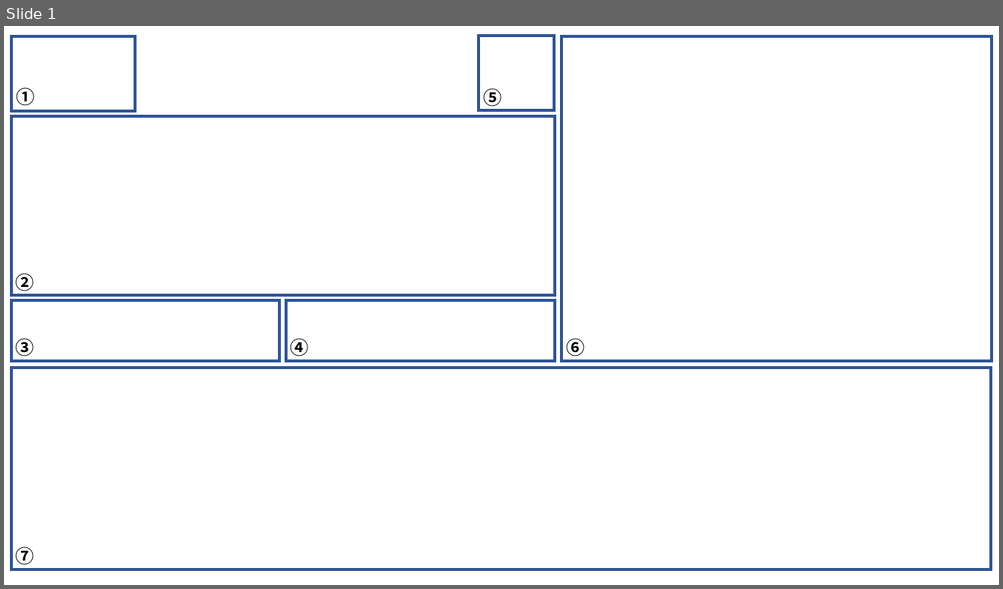
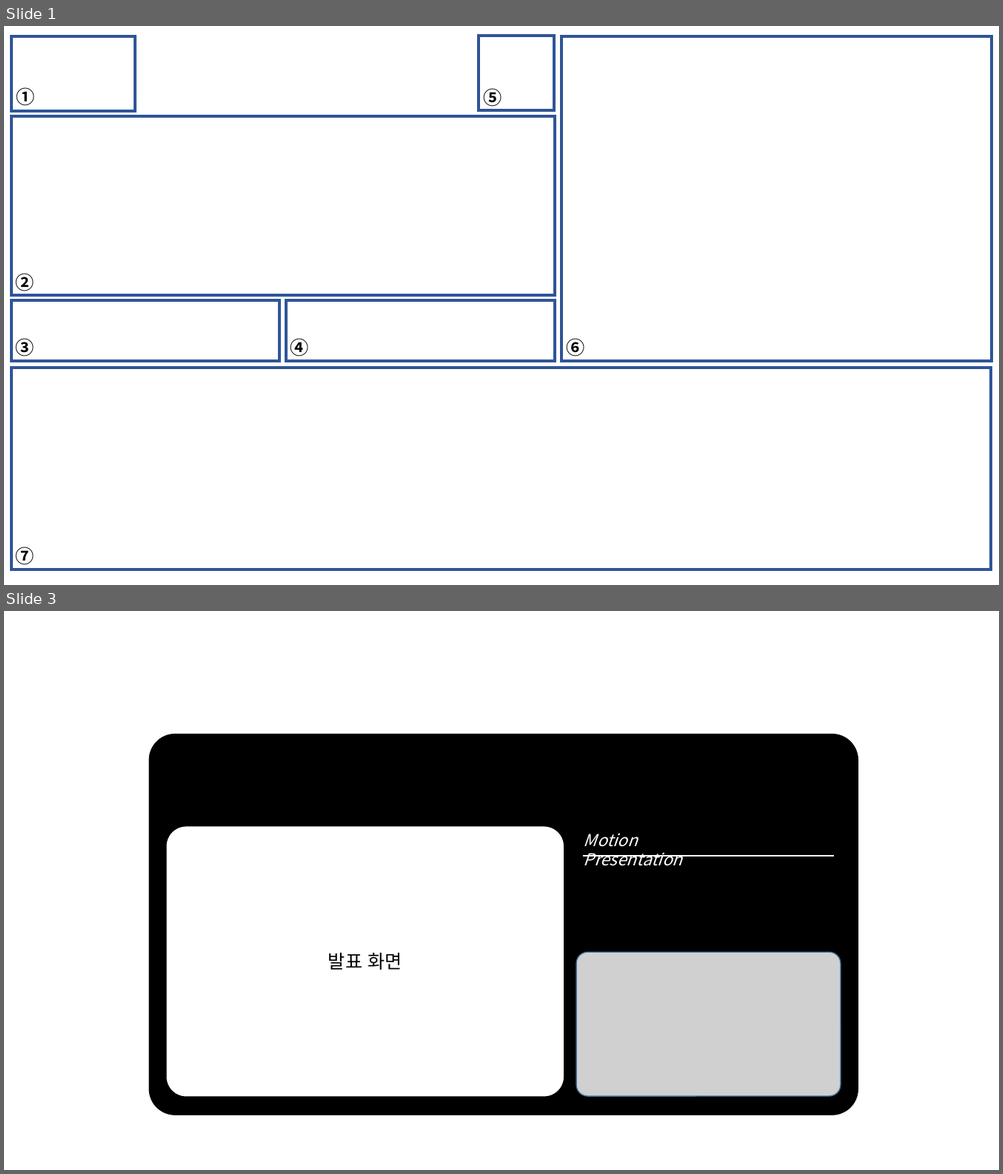
Before and after one commit to hailsong/HG_guide, a slide deck: images.pptx. Shown one above the other, each under a label of ours: slide 1 before the commit, slides 1 and 3 after it; the slides between them are not shown. The pictures are 1003x589 and 1003x1174 pixels, drawn with LibreOffice and Linux fonts; fonts in the diff are those of the drawing; grey boxes stand for pictures; background and template pictures are left out. Boxes give left, top, right and bottom in pixels: in the first picture for what was removed or moved away, otherwise in the second. Text is boxed around its words. In the diff, an @@ line names an element or a change of style, - is before the commit and + after.

```diff
--- a/images.pptx
+++ b/images.pptx
@@ slide 3 added at [4,611,999,1170], background #FFFFFF @@
@@ rounded rectangle added at [150,734,857,1116], fill #000000, outline #000000 1 pt, 18 pt, text #FFFFFF @@
+ㅇㅇㅇㅇㅇㅇㅇ
@@ rounded rectangle added at [166,826,564,1097], fill #FFFFFF, outline #000000 1 pt, 18 pt, text #000000 @@
+발표 화면
@@ text added at [583,833,682,866], 16 pt, text #FFFFFF, italic @@
+Motion Presentation
@@ line added from (583, 857) to (834, 857), #FFFFFF 1.5 pt @@
@@ picture added at [576,953,840,1096] @@
```
Also in this commit, not shown: 1 slide changed, 3 other slides added, 1 slide removed, 18 other files.
